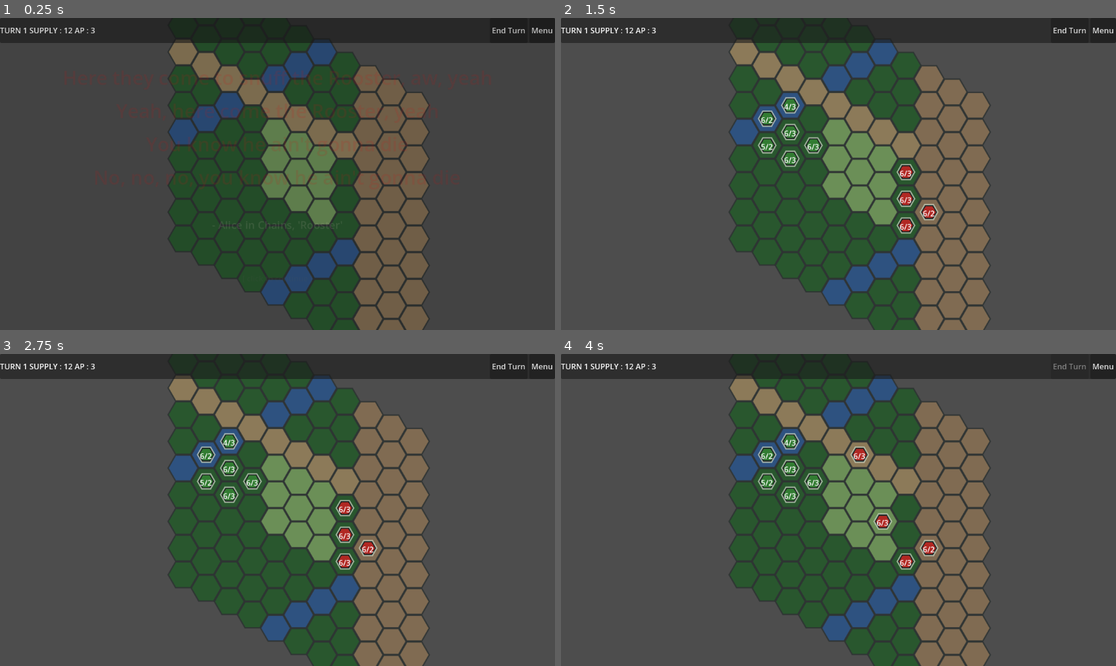
Above: before the commit, frames 1-4 (two rows, left to right).
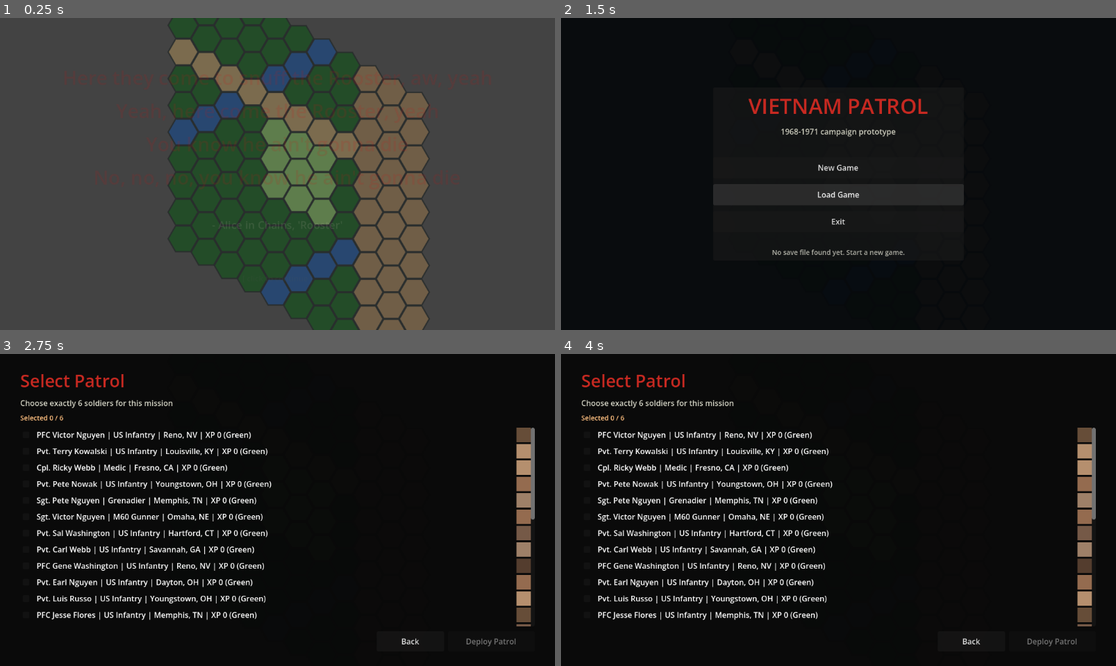
Above: after the commit, the same moments.

Repository: samuelvary1/vietnam-wargame
Game: Godot game, scene res://scenes/Main.tscn
Two runs of this game, one before a commit and one after it. Both use one fixed random seed, a clock stepped at 60 frames per second and the inputs below.
Inputs (mouse positions are in pixels of both pictures, inside the frame that each line leads up to):
- Up to frame 1 (0.25 s): no input
- Up to frame 2 (1.5 s): click (1071, 30) at 0.5 s, where only the run before the commit has a clickable "End Turn"; click (838, 195) at 1.25 s, where only the run after the commit has a clickable "Load Game"
- Up to frame 3 (2.75 s): click (277, 503) at 2 s, where only the run after the commit has a clickable "New Game"
- Up to frame 4 (4 s): click "End Turn" (after the commit: "Back") at 2.75 s; click (838, 503) at 3.5 s, where only the run after the commit has a clickable "New Game"

The runs differ from the first frame. In frame 1, 7.6% of the frame differs, in the area x 0-100%, y 0-9%; in frame 2, 99%, in the area x 0-100%, y 0-100%; in frame 3, 98%; in frame 4, 99%.

Commit message:
add roster selection for patrols

Diff:
--- /dev/null
+++ b/scenes/MainMenu.tscn
@@ -0,0 +1,6 @@
+[gd_scene load_steps=2 format=3]
+
+[ext_resource type="Script" path="res://scripts/main_menu.gd" id="1_main_menu"]
+
+[node name="MainMenu" type="CanvasLayer"]
+script = ExtResource("1_main_menu")
--- /dev/null
+++ b/scenes/RosterSelection.tscn
@@ -0,0 +1,6 @@
+[gd_scene load_steps=2 format=3]
+
+[ext_resource type="Script" path="res://scripts/roster_selection.gd" id="1_roster"]
+
+[node name="RosterSelection" type="CanvasLayer"]
+script = ExtResource("1_roster")
--- a/scripts/campaign_manager.gd
+++ b/scripts/campaign_manager.gd
@@ -55,6 +55,27 @@
 
 	return patrol
 
+func get_available_soldiers() -> Array[Soldier]:
+	return _available_soldiers()
+
+func confirm_patrol(selection: Array[Soldier]) -> Array[Soldier]:
+	var patrol: Array[Soldier] = []
+	for soldier in selection:
+		if soldier == null:
+			continue
+		if not soldier.is_available() or soldier.wound_state == "kia":
+			continue
+		if soldier in patrol:
+			continue
+		patrol.append(soldier)
+		if patrol.size() >= PATROL_SIZE:
+			break
+
+	for soldier in patrol:
+		soldier.missions_deployed += 1
+
+	return patrol
+
 func mark_casualty(unit: Node) -> void:
 	if unit == null or not unit.has_method("get_soldier"):
 		return
--- a/scripts/main.gd
+++ b/scripts/main.gd
@@ -16,18 +16,73 @@
 
 var selected_unit: Node = null
 var action_mode: String = ""   # "move" | "attack" | ""
+var game_started: bool = false
+var menu_layer: MainMenu = null
+var roster_layer: RosterSelection = null
+var selected_patrol: Array[Soldier] = []
 
 # ─── Init ─────────────────────────────────────────────────────────────────────
 
 func _ready() -> void:
+	ui_manager.visible = false
 	_show_splash()
 
 func _show_splash() -> void:
 	var splash := preload("res://scenes/SplashScreen.tscn").instantiate()
 	add_child(splash)
-	splash.splash_finished.connect(_start_game)
+	splash.splash_finished.connect(_show_main_menu)
+
+func _show_main_menu() -> void:
+	menu_layer = preload("res://scenes/MainMenu.tscn").instantiate() as MainMenu
+	add_child(menu_layer)
+	menu_layer.new_game_requested.connect(_on_new_game_requested)
+	menu_layer.load_game_requested.connect(_on_load_game_requested)
+	menu_layer.exit_requested.connect(_on_exit_requested)
+
+func _on_new_game_requested() -> void:
+	Campaign.ensure_campaign_started()
+	_show_roster_selection()
+
+func _on_load_game_requested() -> void:
+	if FileAccess.file_exists("user://campaign.save"):
+		Campaign.ensure_campaign_started()
+		_show_roster_selection()
+		return
+	if menu_layer != null:
+		menu_layer.show_status("No save file found yet. Start a new game.")
+
+func _on_exit_requested() -> void:
+	get_tree().quit()
+
+func _show_roster_selection() -> void:
+	if menu_layer != null:
+		menu_layer.queue_free()
+		menu_layer = null
+
+	roster_layer = preload("res://scenes/RosterSelection.tscn").instantiate() as RosterSelection
+	add_child(roster_layer)
+	roster_layer.deploy_confirmed.connect(_on_roster_deploy_confirmed)
+	roster_layer.cancel_requested.connect(_on_roster_cancel_requested)
+	roster_layer.populate(Campaign.get_available_soldiers())
+
+func _on_roster_deploy_confirmed(selection: Array) -> void:
+	selected_patrol = Campaign.confirm_patrol(selection)
+	if roster_layer != null:
+		roster_layer.queue_free()
+		roster_layer = null
+	_start_game()
+
+func _on_roster_cancel_requested() -> void:
+	if roster_layer != null:
+		roster_layer.queue_free()
+		roster_layer = null
+	_show_main_menu()
 
 func _start_game() -> void:
+	if game_started:
+		return
+	game_started = true
+	ui_manager.visible = true
 	Campaign.ensure_campaign_started()
 	_connect_signals()
 	_spawn_starting_units()
@@ -72,7 +127,10 @@
 		Vector2i(-3, 1),
 		Vector2i(-2, 0),
 	]
-	var patrol: Array[Soldier] = Campaign.create_patrol(patrol_slots.size())
+	var patrol: Array[Soldier] = selected_patrol
+	if patrol.is_empty():
+		patrol = Campaign.create_patrol(patrol_slots.size())
+	selected_patrol.clear()
 	for i in range(min(patrol.size(), patrol_slots.size())):
 		var soldier: Soldier = patrol[i]
 		_spawn_unit(patrol_slots[i], Globals.Team.US, soldier.primary_role, soldier)
--- /dev/null
+++ b/scripts/main_menu.gd
@@ -0,0 +1,91 @@
+extends CanvasLayer
+class_name MainMenu
+
+signal new_game_requested
+signal load_game_requested
+signal exit_requested
+
+var _status_label: Label
+
+func _ready() -> void:
+	_build_ui()
+
+func _build_ui() -> void:
+	var root := Control.new()
+	root.set_anchors_preset(Control.PRESET_FULL_RECT)
+	add_child(root)
+
+	var dim := ColorRect.new()
+	dim.set_anchors_preset(Control.PRESET_FULL_RECT)
+	dim.color = Color(0.02, 0.03, 0.04, 0.94)
+	root.add_child(dim)
+
+	var center := CenterContainer.new()
+	center.set_anchors_preset(Control.PRESET_FULL_RECT)
+	root.add_child(center)
+
+	var panel := PanelContainer.new()
+	panel.custom_minimum_size = Vector2(520, 360)
+	center.add_child(panel)
+
+	var vbox := VBoxContainer.new()
+	vbox.alignment = BoxContainer.ALIGNMENT_CENTER
+	vbox.add_theme_constant_override("separation", 12)
+	panel.add_child(vbox)
+
+	var title := Label.new()
+	title.text = "VIETNAM PATROL"
+	title.horizontal_alignment = HORIZONTAL_ALIGNMENT_CENTER
+	title.add_theme_font_size_override("font_size", 44)
+	title.add_theme_color_override("font_color", Color(0.78, 0.16, 0.13))
+	vbox.add_child(title)
+
+	var subtitle := Label.new()
+	subtitle.text = "1968-1971 campaign prototype"
+	subtitle.horizontal_alignment = HORIZONTAL_ALIGNMENT_CENTER
+	subtitle.add_theme_font_size_override("font_size", 16)
+	subtitle.add_theme_color_override("font_color", Color(0.8, 0.8, 0.74))
+	vbox.add_child(subtitle)
+
+	var top_spacer := Control.new()
+	top_spacer.custom_minimum_size = Vector2(0, 18)
+	vbox.add_child(top_spacer)
+
+	var new_btn := Button.new()
+	new_btn.text = "New Game"
+	new_btn.custom_minimum_size = Vector2(260, 44)
+	new_btn.pressed.connect(_on_new_game_pressed)
+	vbox.add_child(new_btn)
+
+	var load_btn := Button.new()
+	load_btn.text = "Load Game"
+	load_btn.custom_minimum_size = Vector2(260, 44)
+	load_btn.pressed.connect(_on_load_pressed)
+	vbox.add_child(load_btn)
+
+	var exit_btn := Button.new()
+	exit_btn.text = "Exit"
+	exit_btn.custom_minimum_size = Vector2(260, 44)
+	exit_btn.pressed.connect(func(): emit_signal("exit_requested"))
+	vbox.add_child(exit_btn)
+
+	var bottom_spacer := Control.new()
+	bottom_spacer.custom_minimum_size = Vector2(0, 8)
+	vbox.add_child(bottom_spacer)
+
+	_status_label = Label.new()
+	_status_label.horizontal_alignment = HORIZONTAL_ALIGNMENT_CENTER
+	_status_label.add_theme_font_size_override("font_size", 14)
+	_status_label.add_theme_color_override("font_color", Color(0.7, 0.7, 0.66))
+	_status_label.text = ""
+	vbox.add_child(_status_label)
+
+func _on_new_game_pressed() -> void:
+	emit_signal("new_game_requested")
+
+func _on_load_pressed() -> void:
+	emit_signal("load_game_requested")
+
+func show_status(text: String) -> void:
+	if _status_label != null:
+		_status_label.text = text
--- /dev/null
+++ b/scripts/roster_selection.gd
@@ -0,0 +1,158 @@
+extends CanvasLayer
+class_name RosterSelection
+
+signal deploy_confirmed(selected_soldiers: Array)
+signal cancel_requested
+
+const MAX_SELECTION := 6
+
+var _status_label: Label
+var _list: VBoxContainer
+var _deploy_button: Button
+var _selected: Array[Soldier] = []
+
+func _ready() -> void:
+	_build_ui()
+
+func populate(soldiers: Array[Soldier]) -> void:
+	_selected.clear()
+	for child in _list.get_children():
+		child.queue_free()
+
+	for soldier in soldiers:
+		var row := HBoxContainer.new()
+		row.add_theme_constant_override("separation", 10)
+		row.size_flags_horizontal = Control.SIZE_EXPAND_FILL
+		row.custom_minimum_size = Vector2(0, 30)
+
+		var check := CheckBox.new()
+		check.custom_minimum_size = Vector2(24, 0)
+		check.toggled.connect(func(pressed: bool): _on_toggled(soldier, check, pressed))
+		row.add_child(check)
+
+		var label := Label.new()
+		label.size_flags_horizontal = Control.SIZE_EXPAND_FILL
+		label.autowrap_mode = TextServer.AUTOWRAP_OFF
+		label.clip_text = true
+		label.text = "%s | %s | %s | XP %d (%s)" % [
+			soldier.full_name(),
+			Globals.UNIT_NAMES.get(soldier.primary_role, "Rifleman"),
+			soldier.hometown,
+			soldier.experience,
+			soldier.experience_label()
+		]
+		row.add_child(label)
+
+		var portrait := ColorRect.new()
+		portrait.custom_minimum_size = Vector2(30, 20)
+		portrait.color = _portrait_color_for(soldier)
+		row.add_child(portrait)
+
+		_list.add_child(row)
+
+	_update_status()
+
+func _build_ui() -> void:
+	var root := Control.new()
+	root.set_anchors_preset(Control.PRESET_FULL_RECT)
+	add_child(root)
+
+	var bg := ColorRect.new()
+	bg.set_anchors_preset(Control.PRESET_FULL_RECT)
+	bg.color = Color(0.03, 0.03, 0.03, 0.97)
+	root.add_child(bg)
+
+	var margin := MarginContainer.new()
+	margin.set_anchors_preset(Control.PRESET_FULL_RECT)
+	margin.add_theme_constant_override("margin_left", 42)
+	margin.add_theme_constant_override("margin_top", 30)
+	margin.add_theme_constant_override("margin_right", 42)
+	margin.add_theme_constant_override("margin_bottom", 30)
+	root.add_child(margin)
+
+	var vbox := VBoxContainer.new()
+	vbox.add_theme_constant_override("separation", 10)
+	margin.add_child(vbox)
+
+	var title := Label.new()
+	title.text = "Select Patrol"
+	title.add_theme_font_size_override("font_size", 36)
+	title.add_theme_color_override("font_color", Color(0.78, 0.16, 0.13))
+	vbox.add_child(title)
+
+	var subtitle := Label.new()
+	subtitle.text = "Choose exactly 6 soldiers for this mission"
+	subtitle.add_theme_font_size_override("font_size", 16)
+	subtitle.add_theme_color_override("font_color", Color(0.84, 0.84, 0.78))
+	vbox.add_child(subtitle)
+
+	_status_label = Label.new()
+	_status_label.add_theme_font_size_override("font_size", 14)
+	vbox.add_child(_status_label)
+
+	var scroll := ScrollContainer.new()
+	scroll.size_flags_horizontal = Control.SIZE_EXPAND_FILL
+	scroll.size_flags_vertical = Control.SIZE_EXPAND_FILL
+	scroll.vertical_scroll_mode = ScrollContainer.SCROLL_MODE_AUTO
+	vbox.add_child(scroll)
+
+	_list = VBoxContainer.new()
+	_list.size_flags_horizontal = Control.SIZE_EXPAND_FILL
+	_list.add_theme_constant_override("separation", 4)
+	scroll.add_child(_list)
+
+	var actions := HBoxContainer.new()
+	actions.alignment = BoxContainer.ALIGNMENT_END
+	actions.add_theme_constant_override("separation", 8)
+	vbox.add_child(actions)
+
+	var cancel_button := Button.new()
+	cancel_button.text = "Back"
+	cancel_button.custom_minimum_size = Vector2(140, 42)
+	cancel_button.pressed.connect(func(): emit_signal("cancel_requested"))
+	actions.add_child(cancel_button)
+
+	_deploy_button = Button.new()
+	_deploy_button.text = "Deploy Patrol"
+	_deploy_button.custom_minimum_size = Vector2(180, 42)
+	_deploy_button.disabled = true
+	_deploy_button.pressed.connect(_on_deploy_pressed)
+	actions.add_child(_deploy_button)
+
+func _on_toggled(soldier: Soldier, check: CheckBox, pressed: bool) -> void:
+	if pressed:
+		if soldier not in _selected:
+			_selected.append(soldier)
+	else:
+		_selected.erase(soldier)
+
+	if _selected.size() > MAX_SELECTION:
+		_selected.erase(soldier)
+		check.button_pressed = false
+
+	_update_status()
+
+func _on_deploy_pressed() -> void:
+	if _selected.size() != MAX_SELECTION:
+		return
+	emit_signal("deploy_confirmed", _selected.duplicate())
+
+func _update_status() -> void:
+	_status_label.text = "Selected %d / %d" % [_selected.size(), MAX_SELECTION]
+	if _selected.size() == MAX_SELECTION:
+		_status_label.modulate = Color(0.7, 1.0, 0.7)
+		_deploy_button.disabled = false
+	else:
+		_status_label.modulate = Color(1.0, 0.75, 0.5)
+		_deploy_button.disabled = true
+
+func _portrait_color_for(soldier: Soldier) -> Color:
+	var palette := [
+		Color(0.46, 0.35, 0.28),
+		Color(0.58, 0.42, 0.31),
+		Color(0.71, 0.56, 0.43),
+		Color(0.33, 0.24, 0.18),
+		Color(0.62, 0.5, 0.41),
+		Color(0.4, 0.3, 0.22),
+	]
+	return palette[soldier.portrait_id % palette.size()]
Not shown, added: scripts/main_menu.gd.uid
Not shown, added: scripts/roster_selection.gd.uid
